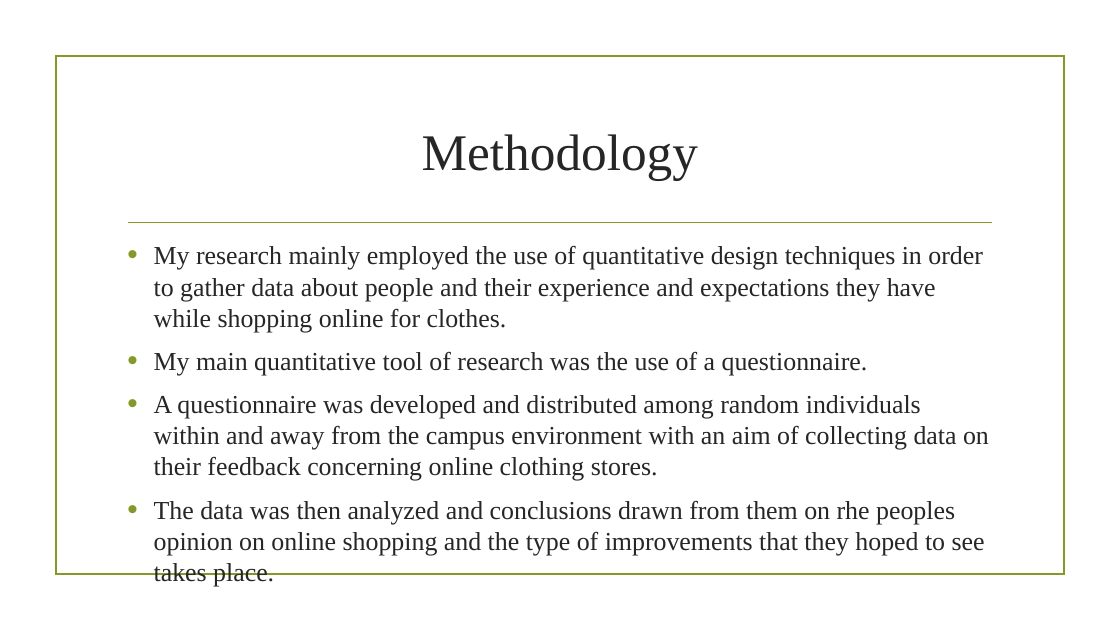
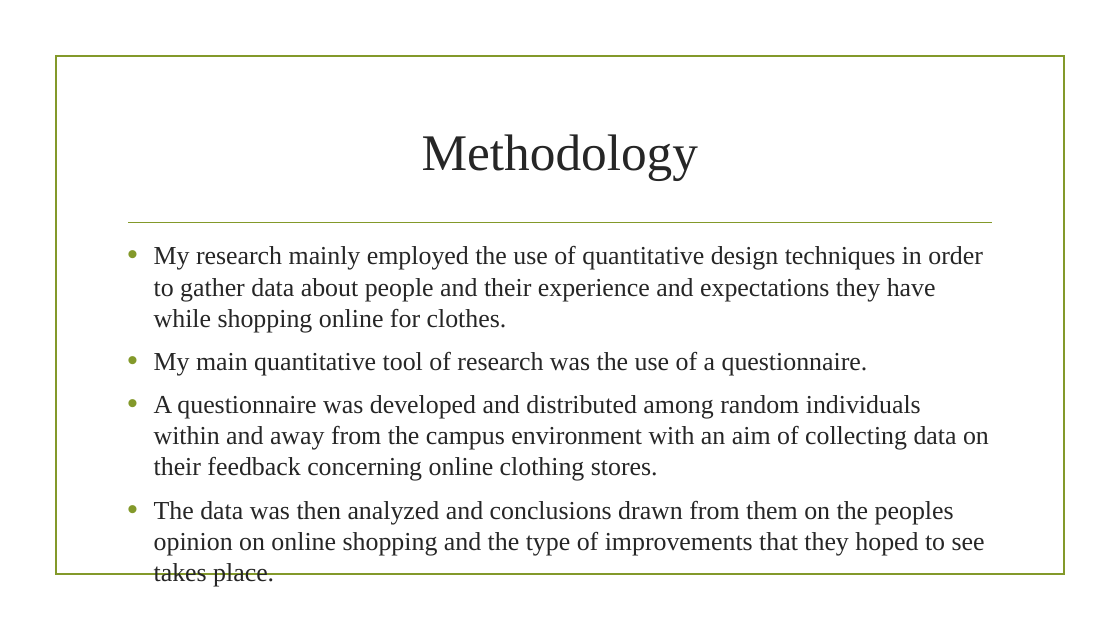
Before and after one commit to novak-jack15/IvyProject, a slide deck: slide 8 of report/ONLINE PEACE TAILORING SHOPPING STORE.pptx (slide 7 before the commit). Drawn at 1120x630 pixels with LibreOffice and Linux fonts; fonts in the diff are those of the drawing; background and template pictures are left out. Boxes give left, top, right and bottom in pixels: in the first picture for what was removed or moved away, otherwise in the second. Text is boxed around its words. In the diff, an @@ line names an element or a change of style, - is before the commit and + after.

```diff
--- a/report/ONLINE PEACE TAILORING SHOPPING STORE.pptx
+++ b/report/ONLINE PEACE TAILORING SHOPPING STORE.pptx
@@ text at (x1=154, y1=501, x2=985, y2=556): text changed @@
-• The data was then analyzed and conclusions drawn from them on rhe peoples opinion on online shopping and the type of improvements that they hoped to see takes place.
+• The data was then analyzed and conclusions drawn from them on the peoples opinion on online shopping and the type of improvements that they hoped to see takes place.
```
Also in this commit, not shown: 5 other slides changed, 1 slide added.
